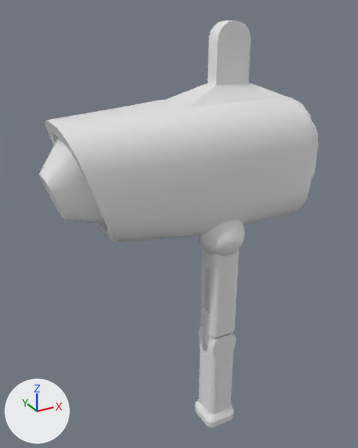
An edit to the Blender file Assets/Enemy/Models/E1.blend, drawn before and after from the same camera.
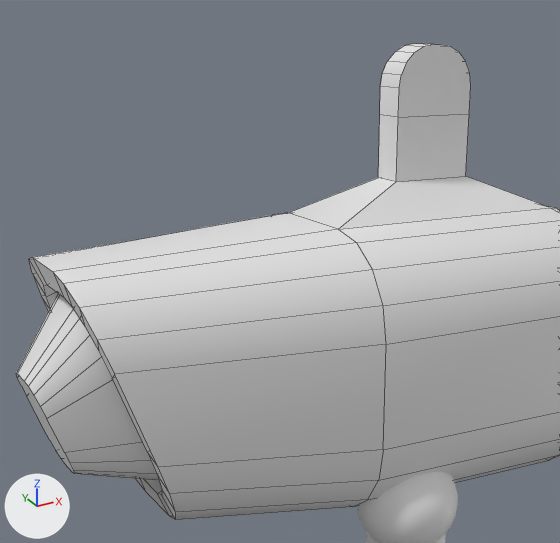
Each version appears first whole from a 50 mm camera at (-4.61, -6.63, 2.33) aimed at (-0.61, 0.64, -1.3), and next in a close-up on the part from 9% to 82% of the width and 0% to 57% of the height. The axes (+X, +Y, +Z) are drawn at lower left. The lights are the same throughout. The close-ups show mesh edges as thin lines.
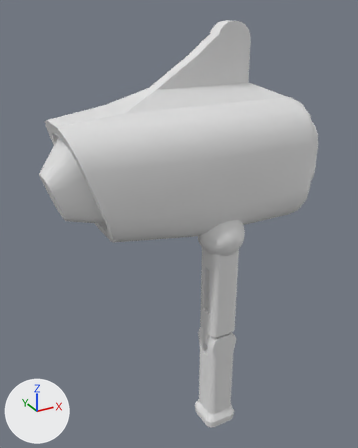
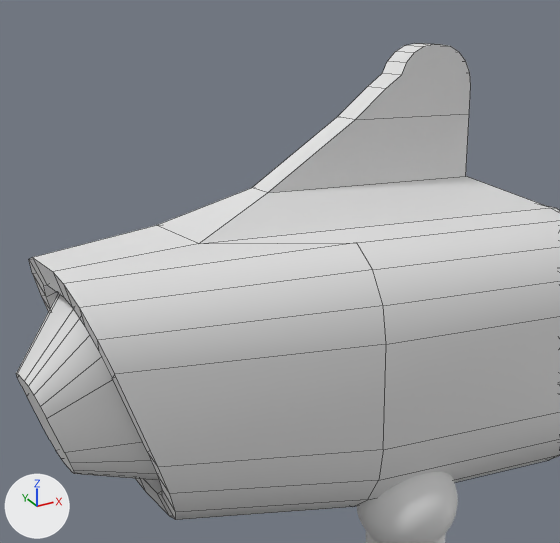
Pixel boxes [x1, y1, x2, y2] of what changed, in the close-ups (560 x 543 px; the box of a moved part takes in the faces that stretch with it):
part 1 of me_cube_001, moved or reshaped
    both: [32, 44, 560, 284]

Diff of the bpy script that builds the scene:
```diff
--- a/Assets/Enemy/Models/E1.blend.py
+++ b/Assets/Enemy/Models/E1.blend.py
@@ me_cube_001 @@
 me_cube_001.from_pydata(...)  # 432 vertices, 404 faces; spans x -3.13..1.51, y -1.0..1.0, z -1.0..2.13
 # used by ob_cube; location = (0.0, 0.0, 0.0)
 # before: 14 (-1.0, -0.37, 1.0) at pixel (338, 229), 23 (-1.0, 0.37, 1.0) at pixel (287, 212), 400 (-0.39, -0.12, 1.24) at pixel (396, 181), 401 (-0.39, 0.12, 1.24) at pixel (378, 177)
-me_cube_001.vertices[404].co = (-0.39, -0.12, 1.67)  # pixel (398, 117)
-me_cube_001.vertices[405].co = (-0.39, 0.12, 1.67)  # pixel (379, 114)
-me_cube_001.vertices[409].co = (-0.39, -0.12, 1.86)  # pixel (399, 88)
-me_cube_001.vertices[414].co = (-0.39, 0.12, 1.86)  # pixel (380, 86)
+# me_cube_001 part 1
+for i in [14, 23, 400, 401]: me_cube_001.vertices[i].co += Vector((-1.01, 0.0, 0.0))
+me_cube_001.vertices[404].co = (-0.73, -0.12, 1.67)  # pixel (355, 119)
+me_cube_001.vertices[405].co = (-0.73, 0.12, 1.67)  # pixel (337, 116)
+me_cube_001.vertices[409].co = (-0.5, -0.12, 1.86)  # pixel (385, 88)
+me_cube_001.vertices[414].co = (-0.5, 0.12, 1.86)  # pixel (367, 86)
 me_cube_001.materials.append(mat_robot_main)
```
